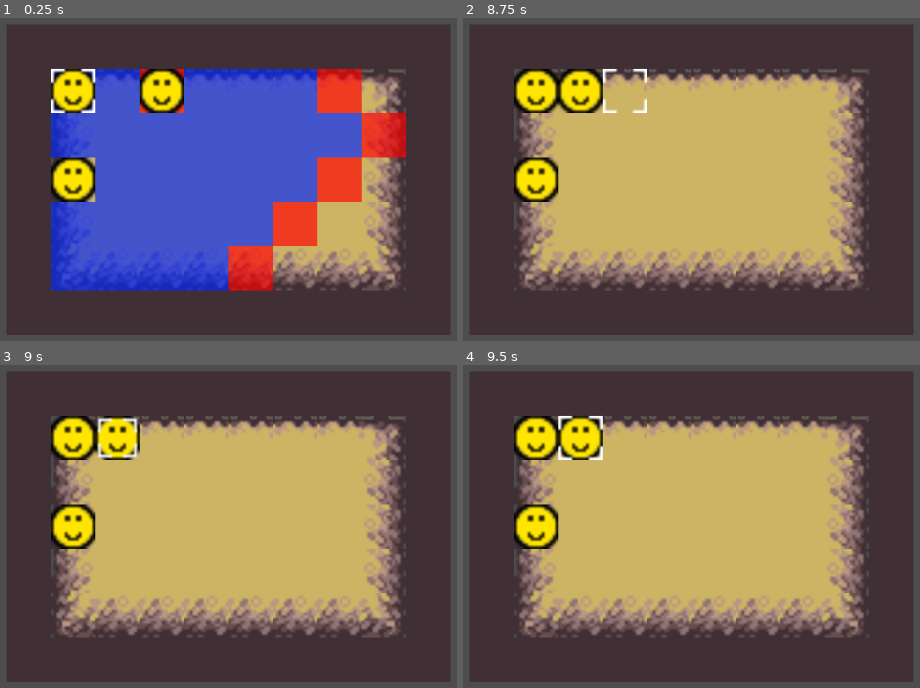
Above: before the commit, frames 1-4 (two rows, left to right).
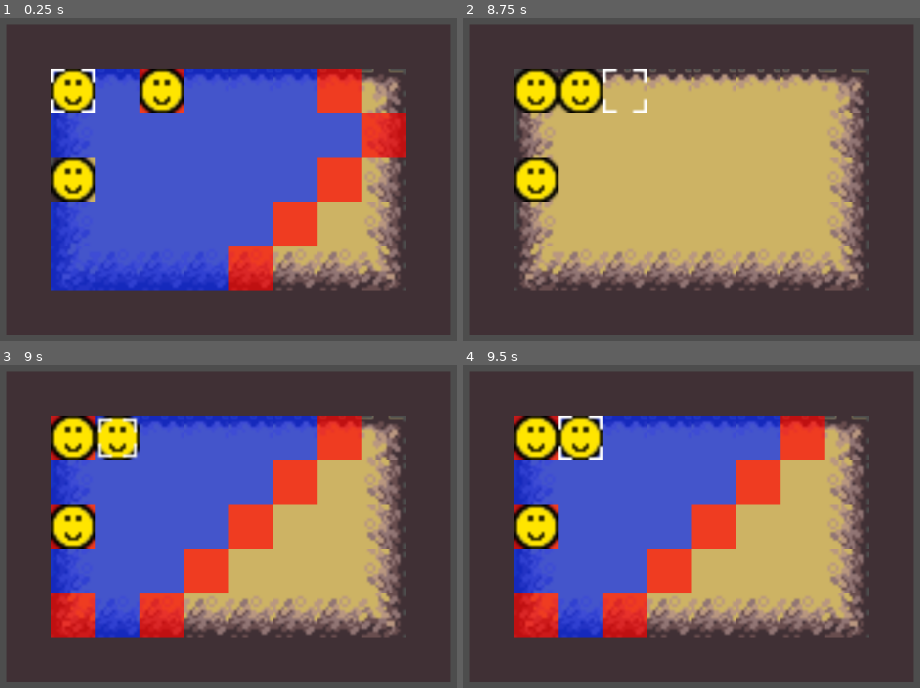
Above: after the commit, the same moments.

Repository: JonasBachmeier-UNI/GameEngineering
Game: Godot game, scene res://test.tscn
The game is run twice, just before and just after one commit, with the same random seed, the same clock (stepped at 60 frames per second) and the same inputs.
Inputs:
- Up to frame 1 (0.25 s): no input
- Up to frame 2 (8.75 s): hold Up (ui_up) 0.53-2.03 s; tap Space (ui_select) at 0.6, 0.77, 1.07, 1.35, 1.52, 1.82, 2.1, 2.85, 3.02, 3.32, 3.6, 3.77, 4.07, 4.25, 4.35, 4.52, 4.82, 5.1, 5.85, 6.02, 6.32, 6.6, 6.77, 7.07, 7.35, 7.52, 7.82, 8.1 s; tap Enter at 1.25, 7.25 s; hold Left (ui_left) 2.03-3.53 s; hold Backspace (ui_text_backspace) 3.53-4.28 s; hold Right (ui_right) 4.28-5.03 s; hold Up (ui_up) 5.03-5.78 s; hold Right (ui_right) 5.78-8.03 s; hold Backspace (ui_text_backspace) from 8.03 s (still down)
- Up to frame 3 (9 s): release Backspace (ui_text_backspace) at 8.78 s; hold Left (ui_left) from 8.78 s (still down); tap Space (ui_select) at 8.85 s
- Up to frame 4 (9.5 s): keep holding Left (ui_left); tap Space (ui_select) at 9.02, 9.32 s

Frames 1-2 are identical in both runs. In frame 3, 30% of the frame differs, in the area x 11-80%, y 15-85%; in frame 4, 30%.

Commit message:
Inventory Manager und onDeath

Diff:
--- a/nohonoramongthieves/Scripts/GameLogic/unit.gd
+++ b/nohonoramongthieves/Scripts/GameLogic/unit.gd
@@ -36,8 +36,9 @@
 
 ## Gameplay
 @export var max_hp:= 10
-var hp = max_hp
+var hp
 @export var dmg := 3
+var dmg_bonus = 0
 @export var defense := 1
 # Reichweite der Einheit
 @export var move_range := 2
@@ -50,6 +51,7 @@
 var in_attack_range = []
 
 func _ready() -> void:
+	hp = max_hp
 	path_follow.loop = false
 	update_units()
 	pass
@@ -347,23 +349,13 @@
 func wait_for_next_turn():
 	has_moved = true
 
-func attack_unit(enemy: Unit):
-	# TODO: Unit auf inaktiv setzen
-	has_moved = true
-	enemy.get_damaged(dmg)
-
-
-func get_damaged(atk):
-	print(hp)
-	return
-	hp = hp - (atk - defense)
-	if hp < 0:
-		hp = 0
-
-	if hp == 0:
-		# TODO: Unit tot definieren
-		pass
-
+func heal_self(healed_hp):
+	hp += healed_hp
+	if hp > max_hp:
+		hp = max_hp
+
+func gain_damage_for_next_turn(bonus):
+	dmg_bonus = bonus
 
 func show_range():
 	get_cells_in_range()
--- a/nohonoramongthieves/cursor.gd
+++ b/nohonoramongthieves/cursor.gd
@@ -252,7 +252,6 @@
 
 
 func _on_units_path_completed() -> void:
-	print("PATH_COMPLETED")
 	reset_selection()
 	is_active = true
 	emit_signal("update_board")
--- a/nohonoramongthieves/game_manager.gd
+++ b/nohonoramongthieves/game_manager.gd
@@ -34,6 +34,8 @@
 
 func update_units():
 	units = unit_manager.get_children()
+	enemy_units = []
+	player_units = []
 	for unit in units:
 		if unit.is_enemy:
 			enemy_units.append(unit)
@@ -51,6 +53,7 @@
 
 
 func start_next_turn():
+	update_units()
 	emit_signal("new_turn")
 	turn_count += 1
 	for unit in units:
--- /dev/null
+++ b/nohonoramongthieves/inventory_manager.gd
@@ -0,0 +1,52 @@
+extends Node
+
+var inventory = []
+const POTION_HEALING_VALUE = 10
+const DAMAGE_BONUS_VALUE = 2
+
+enum ITEM {POTION, STEROIDS}
+
+func _ready() -> void:
+	# test()
+	pass
+
+func test():
+	var unit_manager = $"../GameBoard/Units"
+	var test_unit = $"../GameBoard/Units/Unit"
+	print(test_unit)
+	add_to_inventory(ITEM.POTION)
+	add_to_inventory(ITEM.STEROIDS)
+	add_to_inventory(ITEM.POTION)
+	print(test_unit.hp)
+	test_unit.hp -= 5
+	print(test_unit.hp)
+	use_item(ITEM.POTION, test_unit)
+	print(test_unit.hp)
+
+	var test_unit_2 = $"../GameBoard/Units/Unit2"
+	print("VOR A1 ", test_unit_2.hp)
+	unit_manager.unit_attack(test_unit, test_unit_2)
+	print("NACH A1 ", test_unit_2.hp)
+	test_unit_2.hp = test_unit_2.max_hp
+	use_item(ITEM.STEROIDS, test_unit)
+	unit_manager.unit_attack(test_unit, test_unit_2)
+	print("NACH A2 ", test_unit_2.hp)
+
+func add_to_inventory(item: ITEM):
+	inventory.append(item)
+
+
+func remove_item(item: ITEM):
+	inventory.erase(item)
+
+
+func use_item(item: ITEM, unit):
+	## item nicht im Inventar
+	if !inventory.has(item):
+		return
+	match item:
+		ITEM.POTION:
+			unit.heal_self(POTION_HEALING_VALUE)
+		ITEM.STEROIDS:
+			unit.gain_damage_for_next_turn(DAMAGE_BONUS_VALUE)
+	remove_item(item)
--- a/nohonoramongthieves/test.tscn
+++ b/nohonoramongthieves/test.tscn
@@ -21,6 +21,7 @@
 [ext_resource type="Texture2D" uid="uid://bbrpew1nl1j25" path="res://assets/UnitPath/unten_links.png" id="13_o5cxk"]
 [ext_resource type="Texture2D" uid="uid://bn1ebnxat3m4i" path="res://assets/UnitPath/unten_rechts.png" id="14_cpmau"]
 [ext_resource type="Script" path="res://unit_path.gd" id="15_78ek8"]
+[ext_resource type="Script" path="res://inventory_manager.gd" id="22_dct3n"]
 
 [sub_resource type="TileSetAtlasSource" id="TileSetAtlasSource_r7elo"]
 resource_name = "walkable"
@@ -194,6 +195,7 @@
 script = ExtResource("5_177xh")
 
 [node name="Unit" parent="GameBoard/Units" instance=ExtResource("6_0du6g")]
+max_hp = 13
 move_range = 7
 
 [node name="Unit3" parent="GameBoard/Units" instance=ExtResource("6_0du6g")]
@@ -202,7 +204,6 @@
 [node name="Unit2" parent="GameBoard/Units" instance=ExtResource("6_0du6g")]
 is_enemy = true
 x_coord = 3
-max_hp = 885
 
 [node name="Cursor" type="AnimatedSprite2D" parent="GameBoard"]
 sprite_frames = SubResource("SpriteFrames_kfbps")
@@ -212,6 +213,9 @@
 
 [node name="GameManager" type="Node" parent="."]
 script = ExtResource("10_jqmi4")
+
+[node name="InventoryManager" type="Node" parent="."]
+script = ExtResource("22_dct3n")
 
 [connection signal="matrix_ready" from="GameBoard" to="GameBoard/Units" method="_on_game_board_matrix_ready"]
 [connection signal="matrix_ready" from="GameBoard" to="GameBoard/Cursor" method="_on_game_board_matrix_ready"]
--- a/nohonoramongthieves/unit_manager.gd
+++ b/nohonoramongthieves/unit_manager.gd
@@ -19,12 +19,15 @@
 @export var speed = 70
 
 func _ready() -> void:
-	units = get_children()
+	get_units()
 
 
 func _process(delta: float) -> void:
 	execute_movement(delta)
 
+
+func get_units():
+	units = get_children().filter(func(unit): return unit.hp > 0)
 
 func execute_movement(delta):
 	if !is_unit_moving:
@@ -53,6 +56,7 @@
 	update_unit_grids(value)
 
 func create_astar():
+	get_units()
 	for unit in units:
 		unit.create_astar_for_grid()
 
@@ -63,7 +67,6 @@
 	if len(path) < 2:
 		emit_signal("path_completed")
 		if is_ai_move:
-			print("HIER")
 			is_ai_move = false
 			emit_signal("ai_move_done")
 		return
@@ -131,10 +134,39 @@
 
 
 func unit_attack(attacker, defender):
-	attacker.attack_unit(defender)
+	var damage = attacker.dmg + attacker.dmg_bonus
+	attacker.dmg_bonus = 0
+
+	defender.hp -= (damage - defender.defense)
+	if defender.hp < 0:
+		defender.hp = 0
+
+	if defender.hp == 0:
+		defender.on_death()
+		check_one_side_empty()
 
 func show_unit_range(unit):
 	unit.show_range()
 
 func clear_overlay():
 	overlay.clear()
+
+
+## TODO: Signals an game manager
+func check_one_side_empty():
+	get_units()
+	print(units)
+	var enemies = []
+	var allies = []
+
+	for unit in units:
+		if unit.is_enemy:
+			enemies.append(unit)
+		else:
+			allies.append(unit)
+
+	if enemies.is_empty():
+		print("PLAYER WON")
+
+	elif allies.is_empty():
+		print("ENEMY WON")
Not shown: 1 places in nohonoramongthieves/test.tscn that only renumber resources
